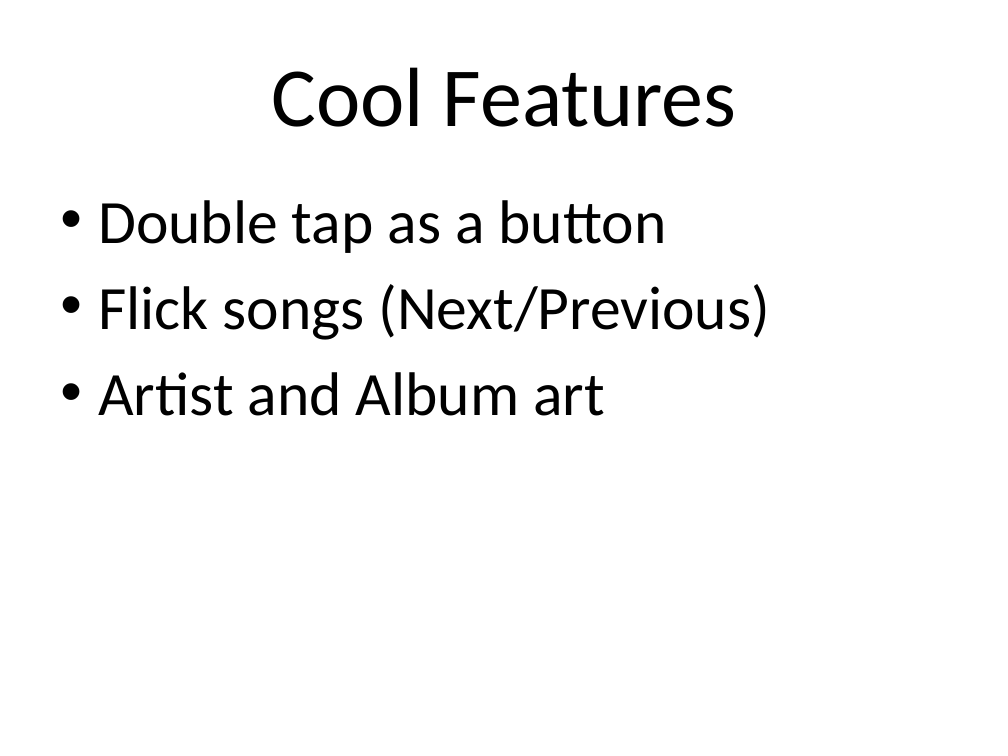
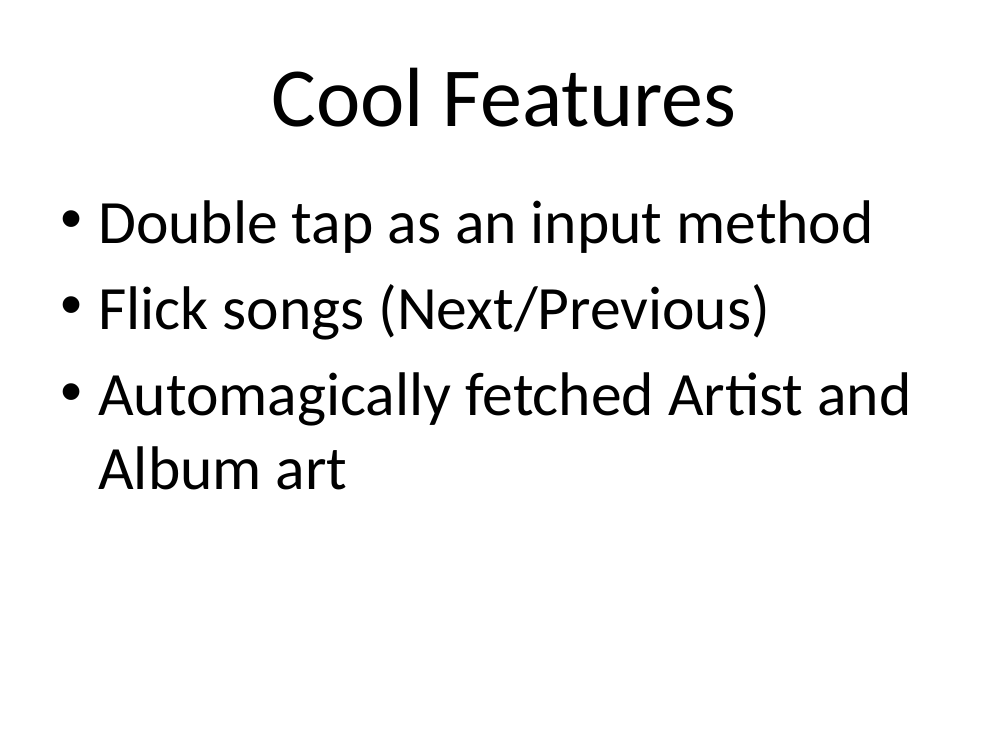
Before and after one commit to chibicorpse/kinoplayer, a slide deck: slide 5 of Docs/Presentation/Kino.pptx. Drawn at 1008x756 pixels with LibreOffice and Linux fonts; fonts in the diff are those of the drawing. Boxes give left, top, right and bottom in pixels: in the first picture for what was removed or moved away, otherwise in the second. Text is boxed around its words. In the diff, an @@ line names an element or a change of style, - is before the commit and + after.

```diff
--- a/Docs/Presentation/Kino.pptx
+++ b/Docs/Presentation/Kino.pptx
@@ text at [98, 200, 874, 253]: text changed @@
-• Double tap as a button
+• Double tap as an input method
@@ text at [98, 372, 911, 490]: text changed @@
-• Artist and Album art
+• Automagically fetched Artist and Album art
```
Also in this commit, not shown: 3 other slides changed.
